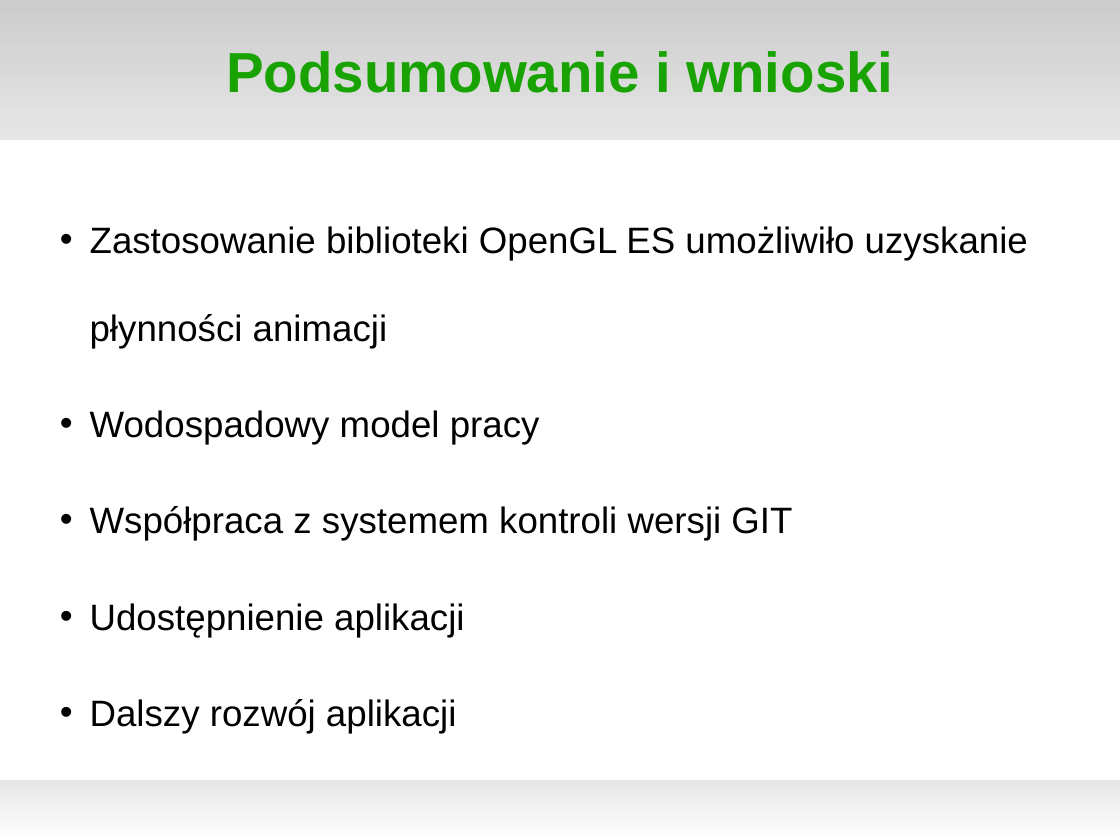
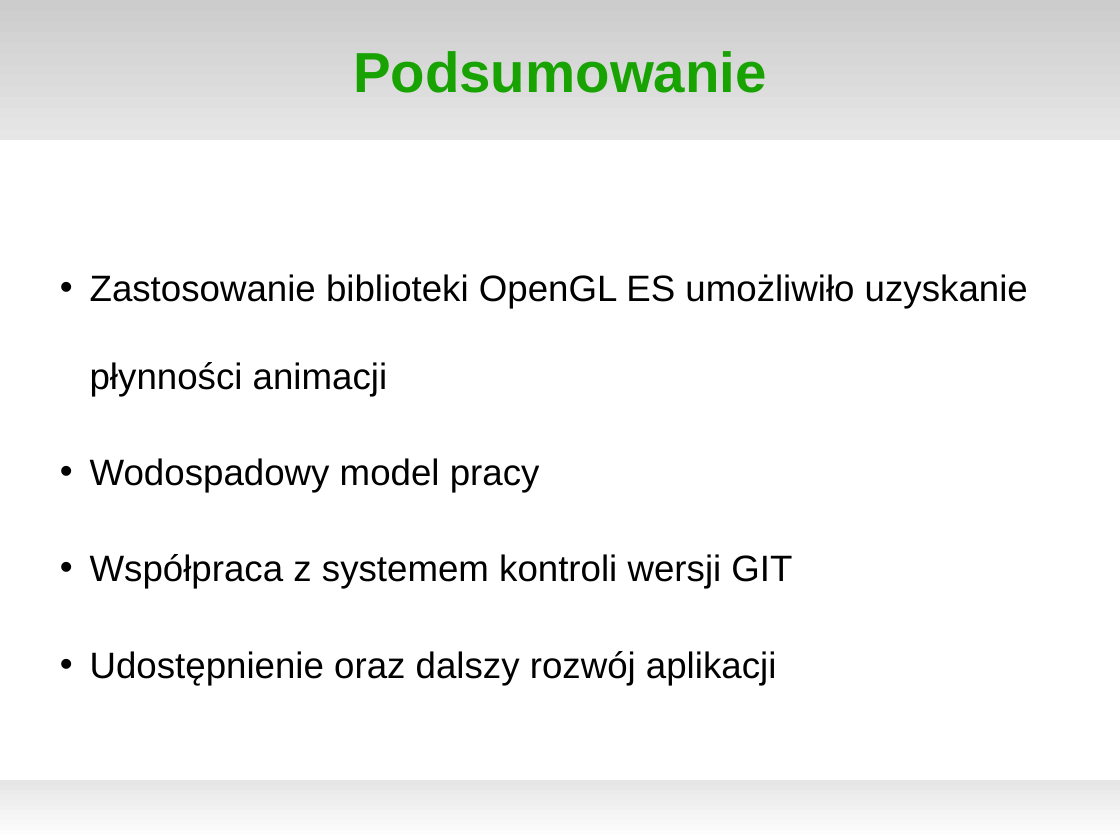
Before and after one commit to matkaczmarski/Praca-inzynierska, a slide deck: slide 12 of Prezentacja - obrona pracy/szablon-do-prezentacji.odp. Drawn at 1120x840 pixels with LibreOffice and Linux fonts; fonts in the diff are those of the drawing; background and template pictures are left out. Boxes give left, top, right and bottom in pixels: in the first picture for what was removed or moved away, otherwise in the second. Text is boxed around its words. In the diff, an @@ line names an element or a change of style, - is before the commit and + after.

```diff
--- a/Prezentacja - obrona pracy/szablon-do-prezentacji.odp
+++ b/Prezentacja - obrona pracy/szablon-do-prezentacji.odp
@@ title at [353,51,767,93]: text changed @@
-Podsumowanie i wnioski
+Podsumowanie
@@ text "Zastosowanie biblioteki OpenGL ES umożliwiło ...": place and size @@
-text "Zastosowanie biblioteki OpenGL ES umożliwiło ..." at [90,226,1028,734]
+text "Zastosowanie biblioteki OpenGL ES umożliwiło ..." at [90,274,1028,685]
@@ text at [90,651,776,685]: text changed @@
-• Udostępnienie aplikacji
-• Dalszy rozwój aplikacji
+• Udostępnienie oraz dalszy rozwój aplikacji
```
Also in this commit, not shown: 3 other slides changed.
